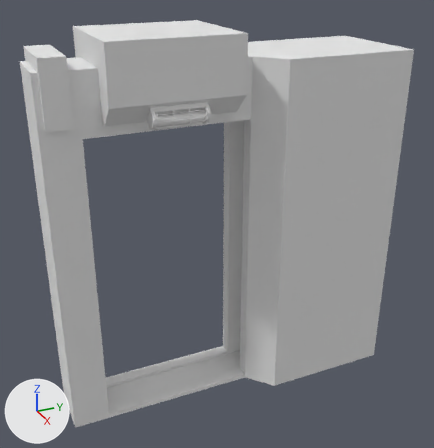
The OBJ model art/3D_Env/3D_Assets/3D_Models/Env_Models/0_Multi/DoorwaySlidingBasic.obj, before and after one commit.
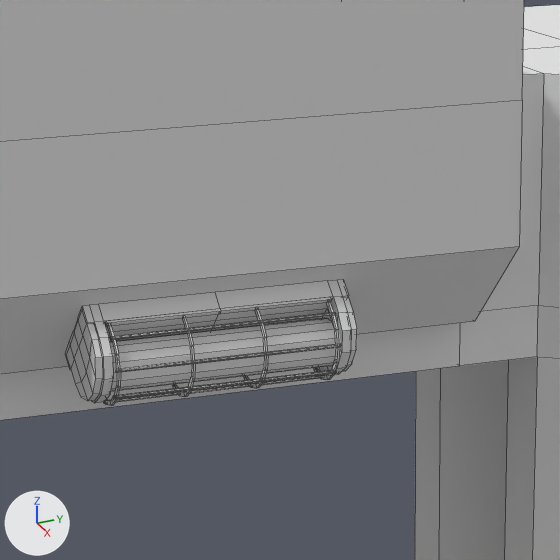
Each version is shown whole from a 50 mm lens placed at (3.85, -1.31, 3.38), pointed at (0.01, 0.42, 1.46), then close up on the part from 30% to 59% of the width and 9% to 37% of the height. Every picture has the same lights, and +X, +Y and +Z are marked at lower left. The older version's two pictures come first. The close-ups show mesh edges as thin lines. Where no turn or scale is listed for an object, it has been applied to the vertices.

The first close-up shows 'DoorwaySlidingBasic'.
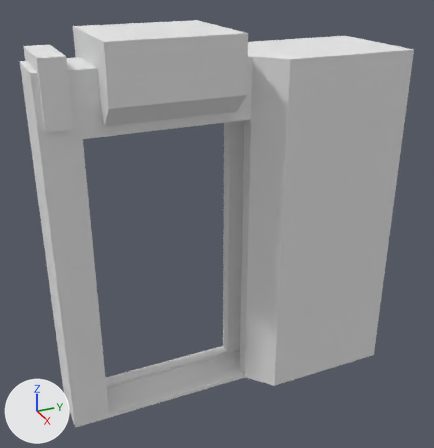
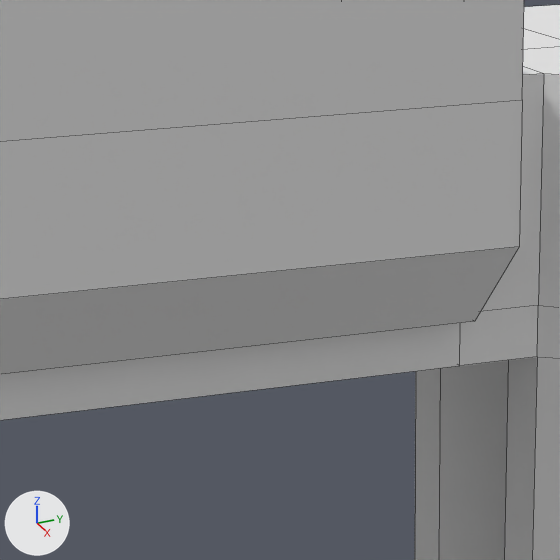
Where the change shows, as pixel boxes [x1, y1, x2, y2] in the close-ups (560 x 560 px):
part 1 of me_doorwayslidingbasic, deleted
    before: [65, 279, 357, 405]

What the commit changed:
me_doorwayslidingbasic is used by ob_doorwayslidingbasic; location (0.0, 0.0, 0.0).
me_doorwayslidingbasic had 1318 vertices, 1204 faces and spanned x -0.44..0.44, y -0.85..1.77, z 0.1..2.91.
me_doorwayslidingbasic now has 198 vertices, 196 faces and spans x -0.41..0.41, y -0.85..1.77, z 0.1..2.91.
me_doorwayslidingbasic part 1: 28 loose pieces with 1120 vertices, spanning x -0.44..0.44, y -0.19..0.19, z 2.36..2.51, are deleted.
me_doorwayslidingbasic no longer uses material mat_material_001 (white #e7e7e7).
